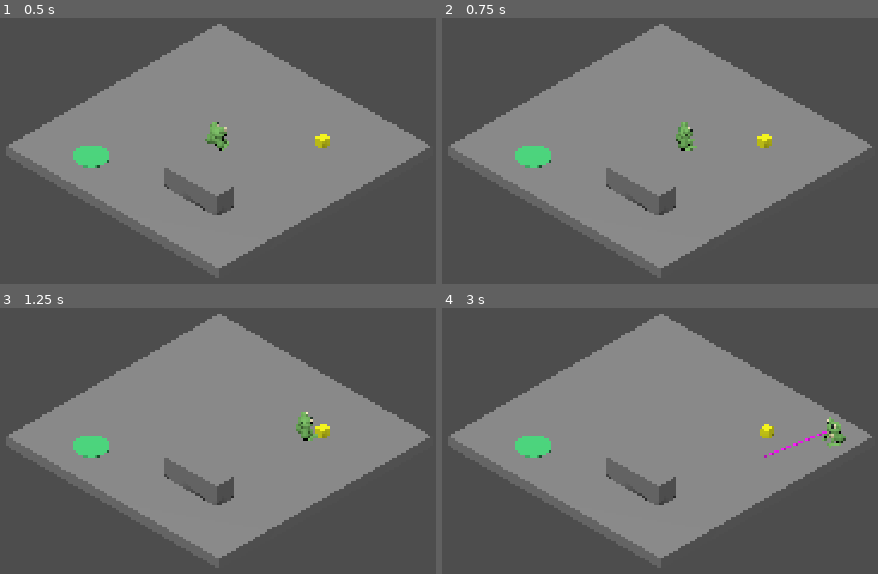
Above: before the commit, frames 1-4 (two rows, left to right).
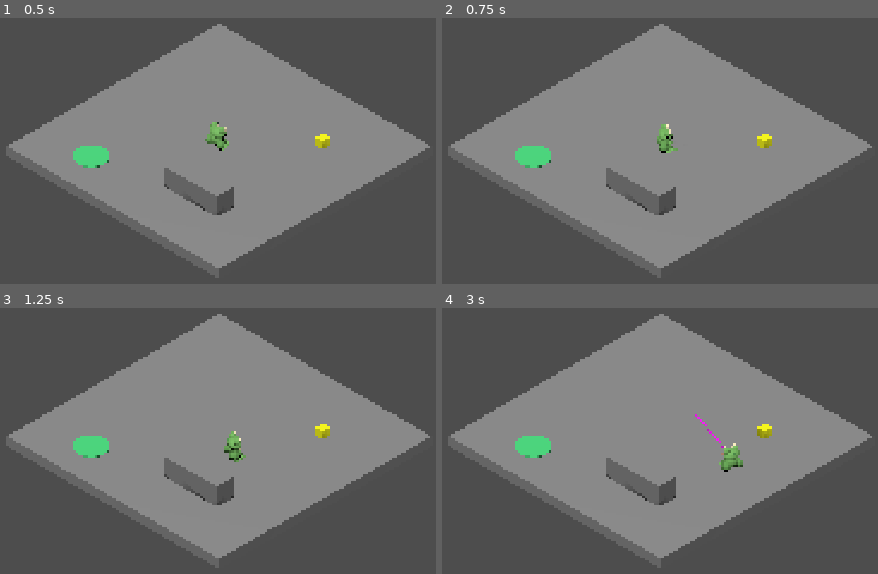
Above: after the commit, the same moments.

Repository: Insider92/froppy-game
Game: Godot game, scene res://scenes/test_level.tscn
Two runs of this game, one before a commit and one after it. Both use one fixed random seed, a clock stepped at 60 frames per second and the inputs below.
Inputs (mouse positions are in pixels of both pictures, inside the frame that each line leads up to):
- Up to frame 1 (0.5 s): no input
- Up to frame 2 (0.75 s): tap Enter at 0.5 s; move the mouse to (834, 124) at 0.52 s; hold D (move_right) from 0.53 s (still down); right-click (834, 124) at 0.6 s
- Up to frame 3 (1.25 s): keep holding D (move_right)
- Up to frame 4 (3 s): move the mouse to (498, 459) at 1.27 s; release D (move_right) at 1.28 s; hold S (move_backward) 1.28-2.03 s; click (498, 459) at 1.35 s; move the mouse to (738, 337) at 2.02 s; hold D (move_right) 2.03-2.78 s; right-click (738, 337) at 2.1 s; move the mouse to (620, 526) at 2.77 s; hold W (move_forward) from 2.78 s (still down); click (620, 526) at 2.85 s

Frame 1 is identical in both runs. In frame 2, 0.7% of the frame differs, in the area x 49-59%, y 39-51%; in frame 3, 0.7%; in frame 4, 1.0%, in the area x 58-93%, y 39-62%.

Commit message:
feat: add configurable frog hopping and air controls

Diff:
--- a/scenes/test_level.tscn
+++ b/scenes/test_level.tscn
@@ -19,6 +19,9 @@
 [node name="TestLevel" type="Node3D" unique_id=233422262]
 
 [node name="Frog" parent="." unique_id=1670517848 node_paths=PackedStringArray("camera") instance=ExtResource("1_gojnm")]
+allow_turning_while_hopping = true
+allow_steering_while_hopping = true
+allow_actions_while_hopping = true
 camera = NodePath("../Camera3D")
 
 [node name="Ground" type="StaticBody3D" parent="." unique_id=1180698977]
--- a/scripts/frog.gd
+++ b/scripts/frog.gd
@@ -3,7 +3,31 @@
 @export_group("Movement")
 ## Horizontal movement speed in meters per second.
 @export_range(0.1, 20.0, 0.1, "suffix:m/s")
-var move_speed: float = 5.0
+var move_speed: float = 3.0
+
+@export_range(0.05, 2.0, 0.05, "suffix:m")
+var hop_height: float = 0.25
+
+@export_range(0.0, 0.5, 0.01, "suffix:s")
+var hop_landing_pause: float = 0.08
+
+## Maximum turning speed in degrees per second.
+## At 360 deg/s, a 180-degree turn takes half a second.
+@export_range(45.0, 1080.0, 5.0, "suffix:deg/s")
+var turn_speed_degrees: float = 360.0
+
+## Allows Froppy to visually turn while airborne.
+@export var allow_turning_while_hopping: bool = false
+
+## Allows changing the actual movement direction while airborne.
+@export var allow_steering_while_hopping: bool = false
+
+## How quickly Froppy changes horizontal velocity while steering in the air.
+@export_range(0.1, 30.0, 0.1, "suffix:m/s²")
+var air_steering_acceleration: float = 6.0
+
+## Allows tongue, spit and mouth-full actions while airborne.
+@export var allow_actions_while_hopping: bool = false
 
 @export var camera: Camera3D
 
@@ -15,6 +39,8 @@
 @onready var tongue: TongueController = $TongueController
 
 var action_active: bool = false
+var hop_pause_remaining: float = 0.0
+
 
 
 func _ready() -> void:
@@ -33,26 +59,50 @@
 		return
 
 	_handle_action_input()
+
+	var was_on_floor: bool = is_on_floor()
+
+	# Update facing before calculating the next hop direction.
+	var can_turn: bool = (
+		not action_active
+		and (
+			is_on_floor()
+			or allow_turning_while_hopping
+		)
+	)
+
+	if can_turn:
+		_update_aim(delta)
+
+	hop_pause_remaining = maxf(
+		hop_pause_remaining - delta,
+		0.0
+	)
+
+	if not is_on_floor():
+		velocity += get_gravity() * delta
+	else:
+		velocity.y = 0.0
 
 	if action_active:
 		velocity.x = 0.0
 		velocity.z = 0.0
 	else:
-		_update_movement()
-
-	if not is_on_floor():
-		velocity += get_gravity() * delta
-	else:
-		velocity.y = 0.0
+		_update_movement(delta)
 
 	move_and_slide()
 
-	if not action_active:
-		_update_aim()
+	if not was_on_floor and is_on_floor():
+		velocity.x = 0.0
+		velocity.z = 0.0
+		hop_pause_remaining = hop_landing_pause
 
 
 func _handle_action_input() -> void:
 	if action_active:
+		return
+
+	if not is_on_floor() and not allow_actions_while_hopping:
 		return
 
 	if Input.is_action_just_pressed("spit_object"):
@@ -66,7 +116,7 @@
 			tongue.use_tongue()
 
 
-func _update_movement() -> void:
+func _update_movement(delta: float) -> void:
 	var input_direction: Vector2 = Input.get_vector(
 		"move_left",
 		"move_right",
@@ -74,8 +124,18 @@
 		"move_backward"
 	)
 
-	var right: Vector3 = camera.global_basis.x
-	var backward: Vector3 = camera.global_basis.z
+	# No input: stop only when standing on the floor.
+	# Air momentum remains unchanged.
+	if input_direction.is_zero_approx():
+		if is_on_floor():
+			velocity.x = 0.0
+			velocity.z = 0.0
+
+		return
+
+	# Movement is relative to Froppy's current facing direction.
+	var right: Vector3 = visuals.global_basis.x
+	var backward: Vector3 = visuals.global_basis.z
 
 	right.y = 0.0
 	backward.y = 0.0
@@ -88,17 +148,66 @@
 		+ backward * input_direction.y
 	)
 
+	if direction.length_squared() > 1.0:
+		direction = direction.normalized()
+
+	# Froppy is already airborne.
+	if not is_on_floor():
+		if allow_steering_while_hopping:
+			var desired_velocity: Vector3 = direction * move_speed
+			var steering_step: float = (
+				air_steering_acceleration * delta
+			)
+
+			velocity.x = move_toward(
+				velocity.x,
+				desired_velocity.x,
+				steering_step
+			)
+
+			velocity.z = move_toward(
+				velocity.z,
+				desired_velocity.z,
+				steering_step
+			)
+
+		return
+
+	if hop_pause_remaining > 0.0:
+		return
+
+	# Start a new hop.
 	velocity.x = direction.x * move_speed
 	velocity.z = direction.z * move_speed
 
-
-func _update_aim() -> void:
-	var mouse_position: Vector2 = get_viewport().get_mouse_position()
-	var ray_origin: Vector3 = camera.project_ray_origin(mouse_position)
-	var ray_direction: Vector3 = camera.project_ray_normal(mouse_position)
-
-	var ground_plane := Plane(Vector3.UP, global_position.y)
-	var hit: Variant = ground_plane.intersects_ray(ray_origin, ray_direction)
+	var gravity_strength: float = absf(get_gravity().y)
+	velocity.y = sqrt(
+		2.0 * gravity_strength * hop_height
+	)
+
+
+func _update_aim(delta: float) -> void:
+	var mouse_position: Vector2 = (
+		get_viewport().get_mouse_position()
+	)
+
+	var ray_origin: Vector3 = (
+		camera.project_ray_origin(mouse_position)
+	)
+
+	var ray_direction: Vector3 = (
+		camera.project_ray_normal(mouse_position)
+	)
+
+	var ground_plane := Plane(
+		Vector3.UP,
+		global_position.y
+	)
+
+	var hit: Variant = ground_plane.intersects_ray(
+		ray_origin,
+		ray_direction
+	)
 
 	if hit == null:
 		return
@@ -106,22 +215,48 @@
 	var target: Vector3 = hit
 	target.y = visuals.global_position.y
 
-	if visuals.global_position.distance_to(target) < 0.05:
-		return
-
-	visuals.look_at(target, Vector3.UP)
-
+	var target_direction: Vector3 = (
+		target - visuals.global_position
+	)
+
+	target_direction.y = 0.0
+
+	if target_direction.length() < 0.05:
+		return
+
+	target_direction = target_direction.normalized()
+
+	# Godot's forward direction is negative Z.
+	var target_yaw: float = atan2(
+		-target_direction.x,
+		-target_direction.z
+	)
+
+	var maximum_turn: float = (
+		deg_to_rad(turn_speed_degrees) * delta
+	)
+
+	visuals.rotation.y = rotate_toward(
+		visuals.rotation.y,
+		target_yaw,
+		maximum_turn
+	)
 
 func _play_mouth_full_shake() -> void:
 	if action_active:
 		return
 
-	if not feedback_animation_player.has_animation("mouth_full_shake"):
-		push_warning("Animation 'mouth_full_shake' is missing.")
+	if not feedback_animation_player.has_animation(
+		"mouth_full_shake"
+	):
+		push_warning(
+			"Animation 'mouth_full_shake' is missing."
+		)
 		return
 
 	action_active = true
 	feedback_animation_player.play("mouth_full_shake")
+
 	await feedback_animation_player.animation_finished
 
 	shake_pivot.position = Vector3.ZERO
